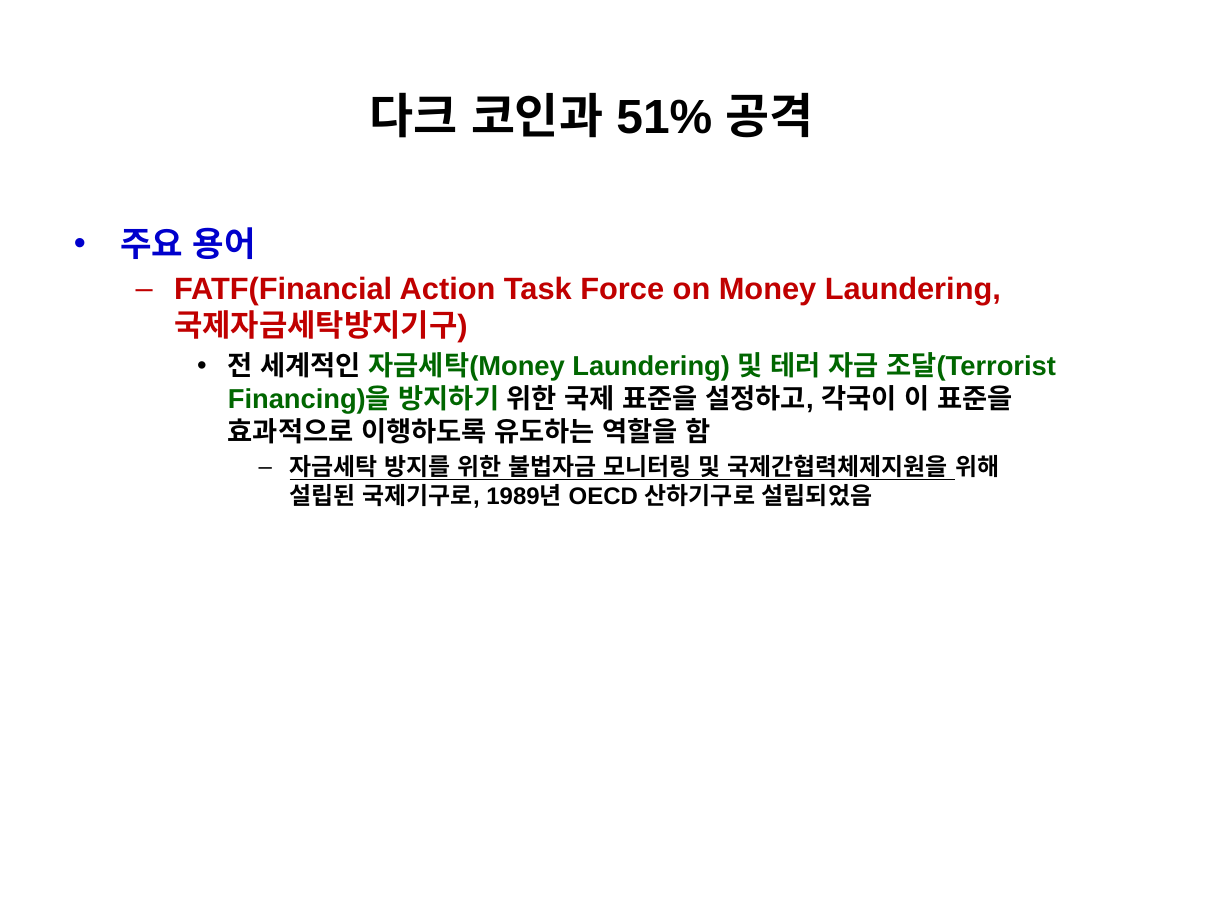
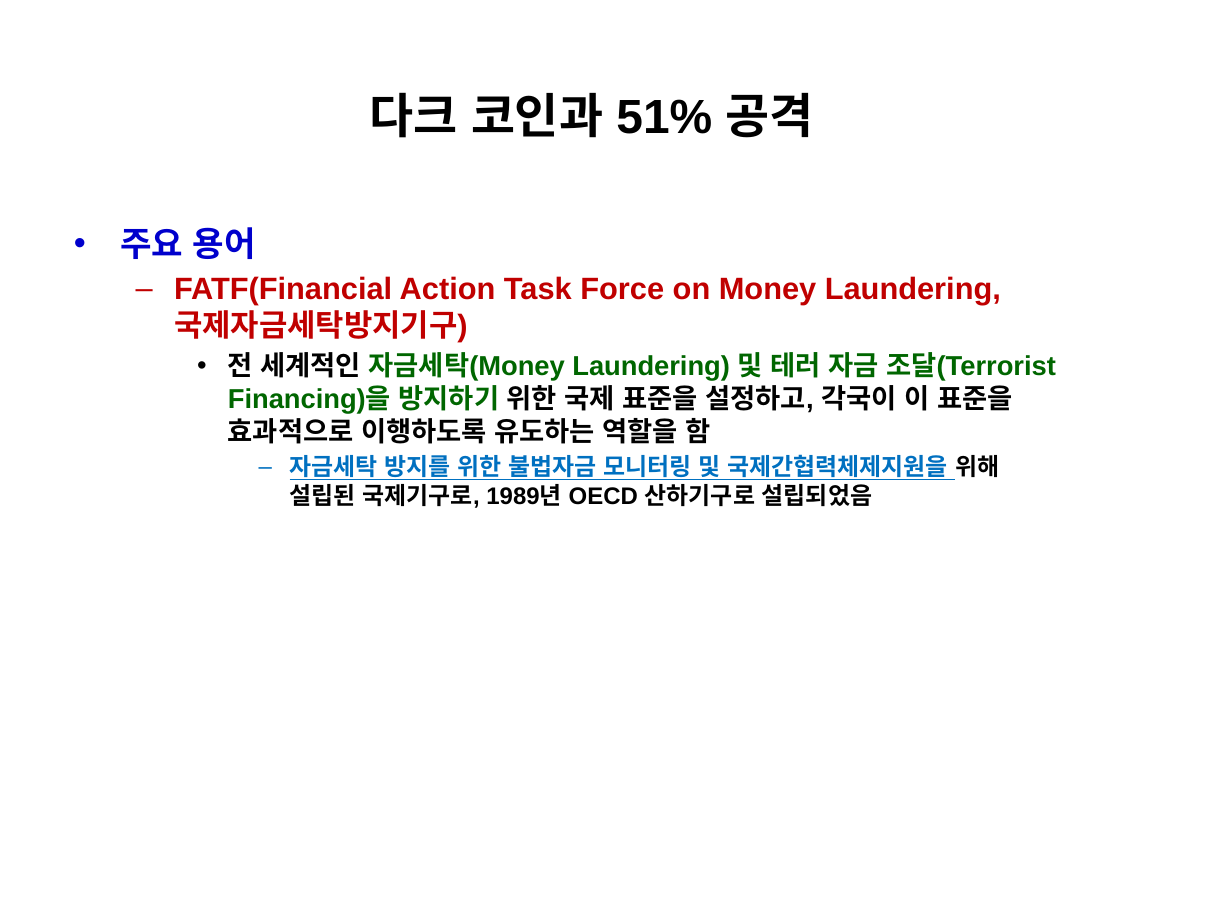
Before and after one commit to park-1927/course, a slide deck: slide 3 of 블록체인/2025-8-다크 코인과 51% 공격.pptx. Drawn at 1232x924 pixels with LibreOffice and Linux fonts; fonts in the diff are those of the drawing. Boxes give left, top, right and bottom in pixels: in the first picture for what was removed or moved away, otherwise in the second. Text is boxed around its words. In the diff, an @@ line names an element or a change of style, - is before the commit and + after.

```diff
--- a/블록체인/2025-8-다크 코인과 51% 공격.pptx
+++ b/블록체인/2025-8-다크 코인과 51% 공격.pptx
@@ text at <box>290,454,999,508</box>: text colour #000000 to #0070C0 in "자금세탁 방지를 위한 불법자금 모니터링 및 국제간협력체제지원을" @@
```
Also in this commit, not shown: 3 other slides changed, 2 slides added, 1 other file.
